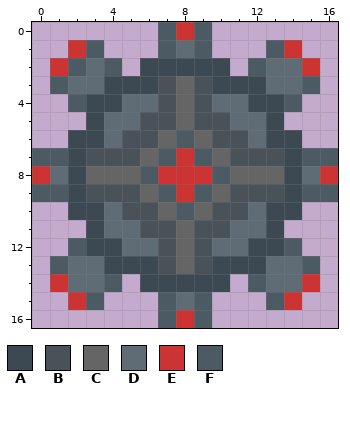
A pixel-art sprite gets an edit: assets/enemyMine.png. Above: the version before the commit.
The file is 17x17 pixels. Pixels under 10% opacity are left out. Colours within 5 levels of each other are drawn and written as one.
Palette (. is transparent): A #3d4952  B #495159  C #656565  D #606c75  E #cc3333  F #4c5a64
Pixels before, first column x 0:
 0 .......FEF.......
 1 ..EF...FDF...FE..
 2 .EFDF.AAAAA.FDDE.
 3 .FDDAAABCBAAADDF.
 4 ..FAADDBCBDDAAF..
 5 ...ADDBBCBBDDA...
 6 ..AADBBCFCBBDAA..
 7 FFABBBCFEFCBBBAFF
 8 EDACCCFEEEFCCCADE
 9 FFABBBCFEFCBBBAFF
10 ..AADBBCFCBBDAA..
11 ...ADDBBCBBDDA...
12 ..FAADDBCBDDAAF..
13 .FDDAAABCBAAADDF.
14 .EDDF.AAAAA.FDDE.
15 ..EF...FDF...FE..
16 .......FEF.......
After:
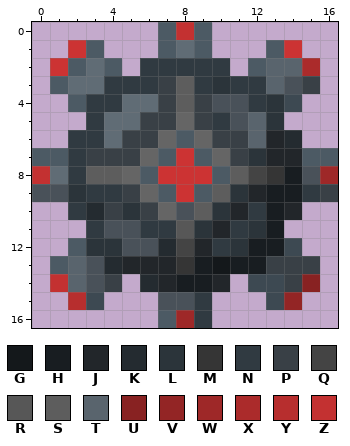
Colours new in this view: G #14181b  H #181d21  J #22262a  K #242b30  L #2b343a  M #353535  N #303a41  P #394046  Q #444444  R #575757  S #5d5d5d  T #59646d  U #882222  V #932525  W #9e2828  X #ab2b2b  Y #b72e2e  Z #c33131
Diff:
Changed rows in their new state; - is an unchanged pixel.
first column x 0:
 0 --------Z--------
 2 ------NNNNN--TTX-
 3 ----NNNPSNLNNTBP-
 4 ---NN--PSPBBNLA--
 5 ---N--PP-PNBTL---
 6 --NN-PP---PPTJK--
 7 --NPPP-----PLJJ--
 8 Z-NSS------SQMHBW
 9 BBLNNP----SLJHHNP
10 --NKPLP-BSLJNHJ--
11 ---NBBNNRLJNLH---
12 ---LLBBKQJNLHHA--
13 --TBKJJJMHGHHPPP-
14 -ZTBP-KJHHJ-AAPU-
15 --YA---BBN---AV--
16 --------WN-------
Where, in picture pixels (left, top, right, bottom), the same in both pictures:
changed: (32, 22, 338, 328)
